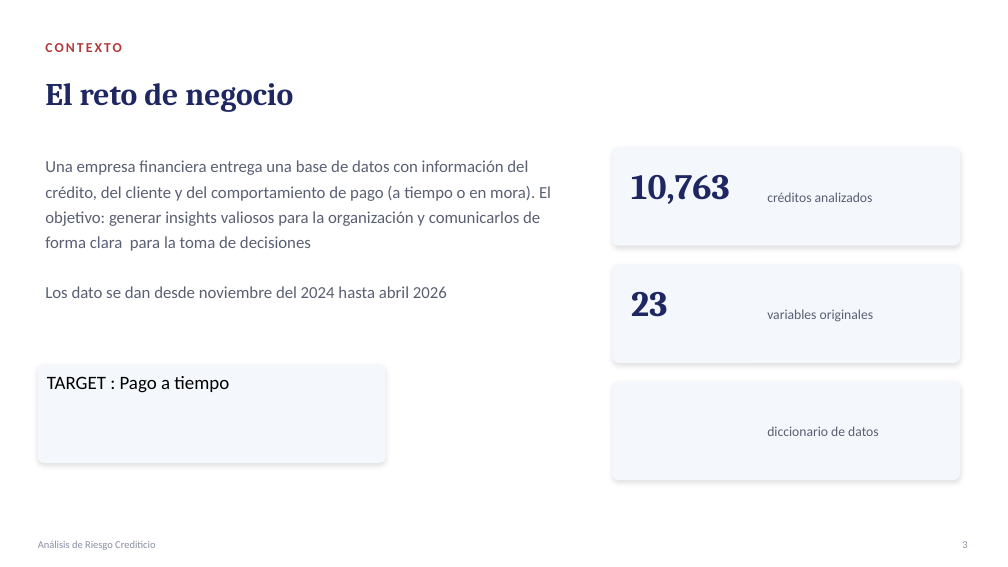
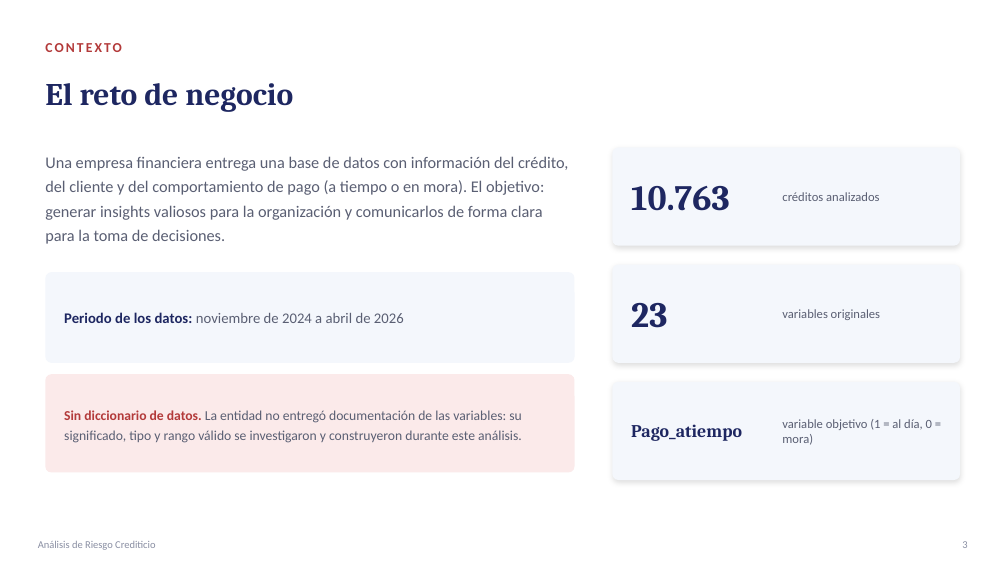
Before and after one commit to papiarcacamilo/MLOPS_CURSE, a slide deck: slide 3 of PRESENTACION.pptx. Drawn at 1008x567 pixels with LibreOffice and Linux fonts; fonts in the diff are those of the drawing. Boxes give left, top, right and bottom in pixels: in the first picture for what was removed or moved away, otherwise in the second. Text is boxed around its words. In the diff, an @@ line names an element or a change of style, - is before the commit and + after.

```diff
--- a/PRESENTACION.pptx
+++ b/PRESENTACION.pptx
@@ text "créditos analizados": place and size @@
-text "créditos analizados" at <box>767,192,873,202</box>
+text "créditos analizados" at <box>782,192,879,201</box>
@@ text "créditos analizados" at <box>782,192,879,201</box>: size 13 to 12 pt @@
@@ text at <box>45,156,568,244</box>: text changed; size 16 to 15.5 pt @@
-Una empresa financiera entrega una base de datos con información del crédito, del cliente y del comportamiento de pago (a tiempo o en mora). El objetivo: generar insights valiosos para la organización y comunicarlos de forma clara para la toma de decisiones
-Los dato se dan desde noviembre del 2024 hasta abril 2026
+Una empresa financiera entrega una base de datos con información del crédito, del cliente y del comportamiento de pago (a tiempo o en mora). El objetivo: generar insights valiosos para la organización y comunicarlos de forma clara para la toma de decisiones.
@@ text at <box>631,186,729,211</box>: text changed @@
-10,763
+10.763
@@ text "variables originales" at <box>782,309,880,320</box>: size 13 to 12 pt @@
@@ text "variables originales": place and size @@
-text "variables originales" at <box>767,309,874,322</box>
+text "variables originales" at <box>782,309,880,320</box>
@@ rounded rectangle added at <box>45,272,575,363</box>, fill #F4F7FC @@
@@ text "23": place and size @@
-text "23" at <box>631,292,667,317</box>
+text "23" at <box>631,303,667,328</box>
@@ text added at <box>64,312,404,323</box>, 14 pt, text #5A5F73 @@
+Periodo de los datos: noviembre de 2024 a abril de 2026
@@ rounded rectangle removed at <box>38,365,386,464</box> @@
-TARGET : Pago a tiempo
@@ rounded rectangle added at <box>45,374,575,473</box>, fill #FBEAEA @@
@@ text added at <box>64,410,522,443</box>, 13 pt, text #5A5F73 @@
+Sin diccionario de datos. La entidad no entregó documentación de las variables: su significado, tipo y rango válido se investigaron y construyeron durante este análisis.
@@ text added at <box>782,419,932,445</box>, 12 pt, text #5A5F73 @@
+variable objetivo (1 = al día, 0 = mora)
@@ text added at <box>631,424,742,441</box>, 17 pt, text #1E2761, bold @@
+Pago_atiempo
@@ text removed at <box>767,426,879,436</box> @@
-diccionario de datos
```
Also in this commit, not shown: 16 other slides changed, 1 slide added, 2 other files.
